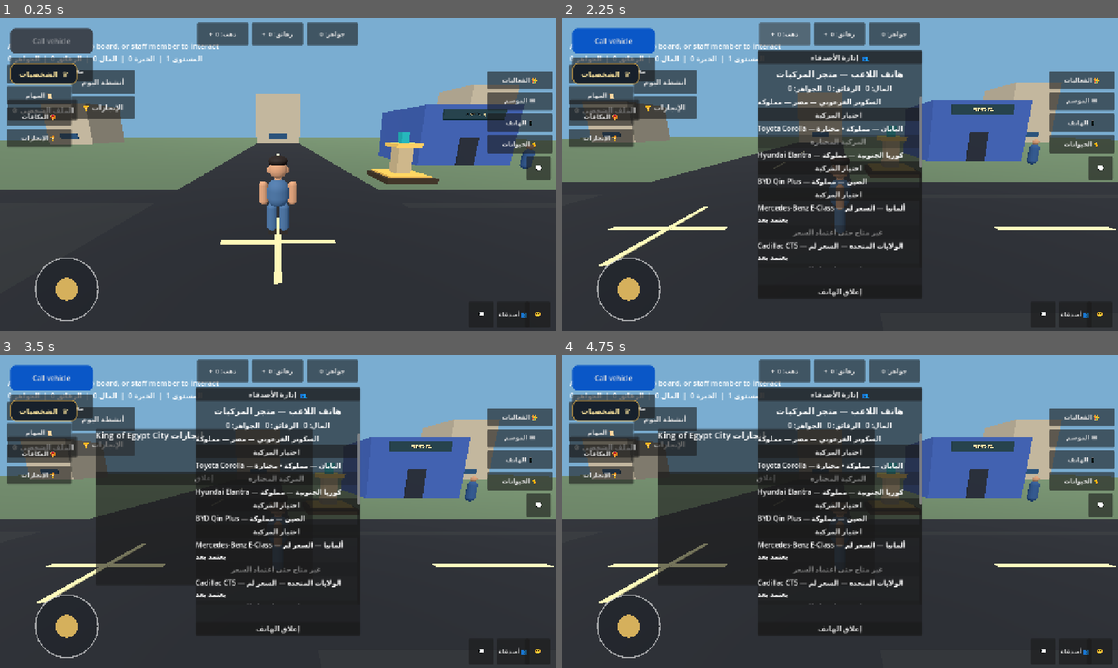
Above: before the commit, frames 1-4 (two rows, left to right).
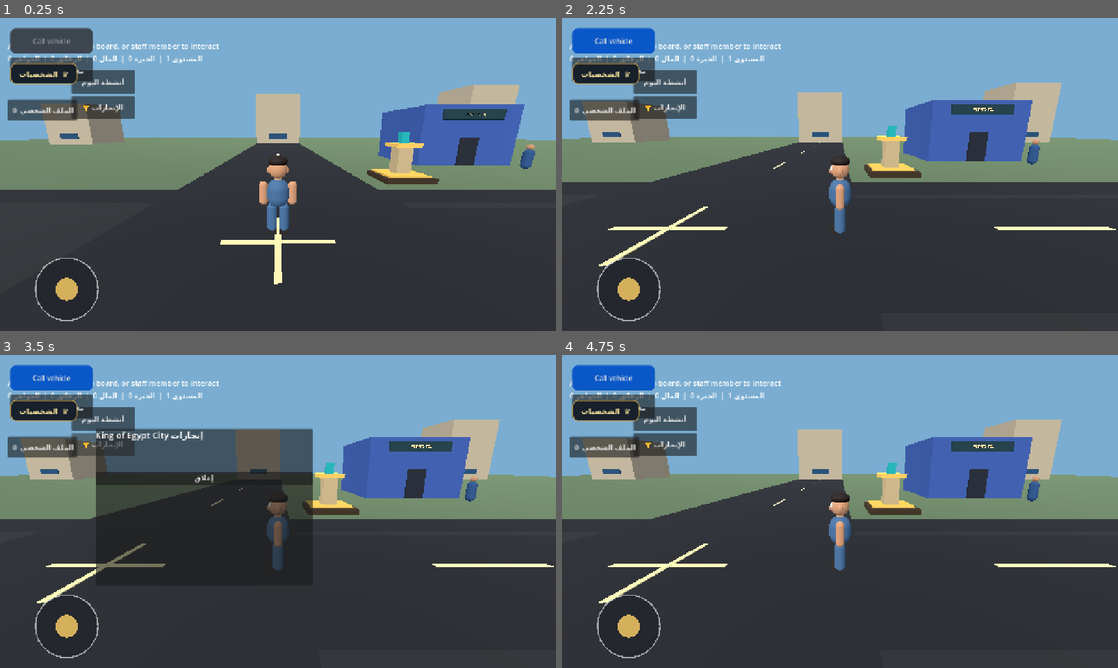
Above: after the commit, the same moments.

Repository: gamalalaraby1988-dotcom/King-Egypt-
Game: Godot game, scene res://scenes/main.tscn
Two runs of this game, one before a commit and one after it. Both use one fixed random seed, a clock stepped at 60 frames per second and the inputs below.
Inputs (mouse positions are in pixels of both pictures, inside the frame that each line leads up to):
- Up to frame 1 (0.25 s): no input
- Up to frame 2 (2.25 s): tap Enter at 0.5 s; move the mouse to (962, 158) at 0.52 s; hold D (move_right) 0.53-1.25 s; hold Shift (sprint) 0.53-1.25 s; click (962, 158) at 0.67 s; drag from (728, 190) to (812, 237) at 1.27 s; click (784, 33) at 2 s, where only the run before the commit has a clickable "ذهب: 0 +"
- Up to frame 3 (3.5 s): click "الإنجازات 🏆" at 2.75 s
- Up to frame 4 (4.75 s): click (840, 370) at 3.5 s, where only the run before the commit has a clickable "رقائق: 0 +"; click "إغلاق" at 4.25 s

The runs differ from the first frame. In frame 1, 7.3% of the frame differs, in the area x 1-100%, y 1-98%; in frame 2, 21%; in frame 3, 19%; in frame 4, 29%, in the area x 1-100%, y 1-99%.
Error after the commit: Parse Error: Identifier "scooter_icon" not declared in the current scope. (res://scripts/city_hud.gd:390)

Commit message:
Add scooter toggle control with riding and walking icon states

Diff:
--- a/scripts/city_hud.gd
+++ b/scripts/city_hud.gd
@@ -259,6 +259,7 @@
 	var emotes_button := _make_button(bottom, "😊", "emotes")
 	emotes_button.custom_minimum_size = Vector2(58, 54)
 	emotes_button.tooltip_text = "التعبيرات"
+	_make_scooter_icon_button(bottom)
 
 	popup = PanelContainer.new()
 	popup.anchor_left = 0.5
@@ -373,6 +374,38 @@
 			daily.root_panel.visible = true
 			popup_body.text += "\nتم فتح لوحة الأنشطة اليومية الموجودة في اللعبة."
 	popup.visible = true
+
+
+func _make_scooter_icon_button(parent: Control) -> void:
+	var button := Button.new()
+	button.name = "ScooterToggleButton"
+	button.custom_minimum_size = Vector2(58, 54)
+	button.tooltip_text = "ركوب الاسكوتر / النزول"
+	button.pressed.connect(_on_scooter_button_pressed)
+	parent.add_child(button)
+	var icon_script := load("res://scripts/scooter_toggle_icon.gd") as Script
+	if icon_script == null:
+		button.text = "اسكوتر"
+		return
+	scooter_icon = Control.new()
+	scooter_icon.name = "ScooterToggleIcon"
+	scooter_icon.set_anchors_and_offsets_preset(Control.PRESET_FULL_RECT)
+	scooter_icon.mouse_filter = Control.MOUSE_FILTER_IGNORE
+	scooter_icon.set_script(icon_script)
+	scooter_icon.set("mode", "scooter")
+	button.add_child(scooter_icon)
+
+
+func _on_scooter_button_pressed() -> void:
+	var actor := main_scene.get_node_or_null("Player") as CharacterBody3D if is_instance_valid(main_scene) else null
+	if not is_instance_valid(actor):
+		return
+	if not actor.has_method("toggle_scooter_ride"):
+		return
+	var now_riding: bool = actor.toggle_scooter_ride()
+	if is_instance_valid(scooter_icon):
+		scooter_icon.call("set_mode", "feet" if now_riding else "scooter")
+
 
 func _on_emote_sit_pressed() -> void:
 	var actor := main_scene.get_node_or_null("Player") as CharacterBody3D if is_instance_valid(main_scene) else null
